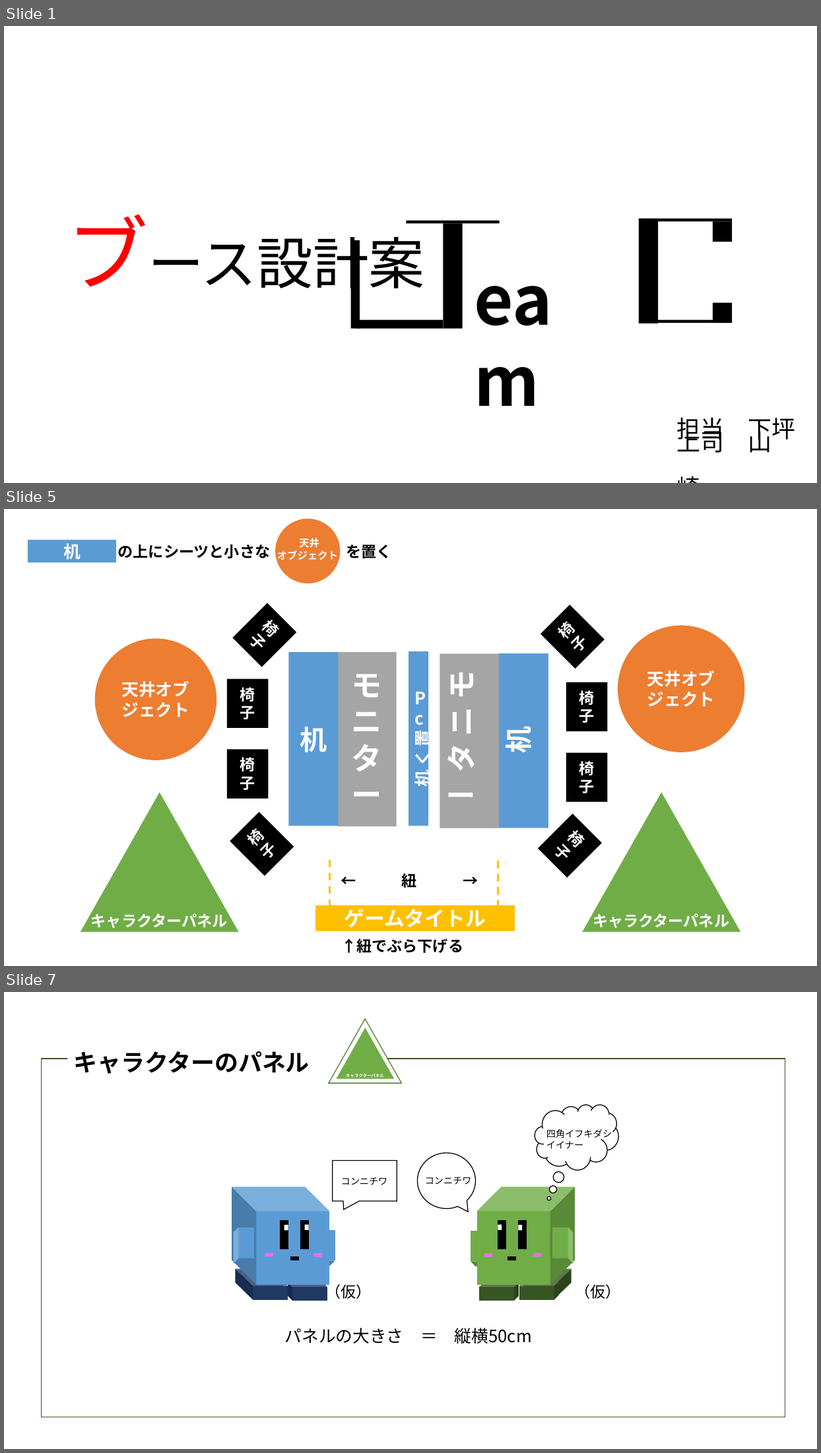
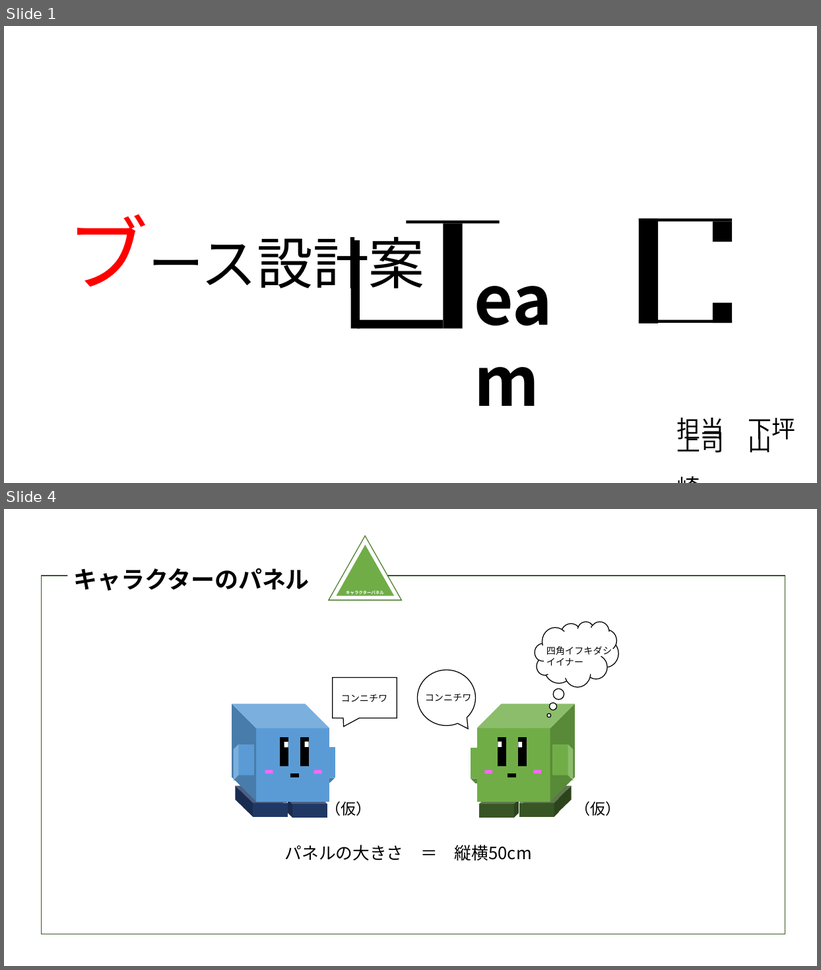
Before and after one commit to Nishin3614/ClimbBuys, a slide deck: ブース設計.pptm. Shown one above the other, each under a label of ours: slides 1, 5 and 7 before the commit, slides 1 and 4 after it; the slides between them are not shown. The pictures are 821x1453 and 821x970 pixels, drawn with LibreOffice and Linux fonts; fonts in the diff are those of the drawing. Boxes give left, top, right and bottom in pixels: in the first picture for what was removed or moved away, otherwise in the second. Text is boxed around its words. In the diff, an @@ line names an element or a change of style, - is before the commit and + after.

```diff
--- a/ブース設計.pptm
+++ b/ブース設計.pptm
@@ slide 5 removed at <box>4,509,817,966</box>, background #FFFFFF @@
@@ ellipse removed at <box>275,519,340,584</box> @@
@@ rectangle removed at <box>28,539,116,562</box> @@
-机
@@ text removed at <box>118,544,392,559</box> @@
-の上にシーツと小さな を置く
@@ text removed at <box>277,538,338,560</box> @@
-天井
-オブジェクト
@@ group removed at <box>227,603,297,877</box>: 4 rectangles @@
-椅子
-椅子
-椅子
-椅子
@@ rectangle removed at <box>541,605,605,669</box> @@
-椅子
@@ ellipse removed at <box>618,626,745,753</box> @@
-天井オブジェクト
@@ ellipse removed at <box>95,639,217,761</box> @@
-天井オブジェクト
@@ rectangle removed at <box>289,652,338,826</box> @@
-机
@@ rectangle removed at <box>337,652,397,826</box> @@
-モニター
@@ rectangle removed at <box>409,652,429,826</box> @@
-Pc置く机
@@ rectangle removed at <box>440,654,499,828</box> @@
-モニター
@@ rectangle removed at <box>499,654,548,828</box> @@
-机
@@ rectangle removed at <box>567,683,608,732</box> @@
-椅子
@@ rectangle removed at <box>566,753,608,802</box> @@
-椅子
@@ triangle removed at <box>81,793,239,932</box> @@
@@ triangle removed at <box>582,793,741,932</box> @@
@@ rectangle removed at <box>538,814,603,879</box> @@
-椅子
@@ line removed from (330, 859) to (330, 919) @@
@@ line removed from (498, 861) to (498, 920) @@
@@ text removed at <box>402,871,417,890</box> @@
-← 紐 →
@@ text removed at <box>91,912,228,928</box> @@
-キャラクターパネル
@@ rectangle removed at <box>314,905,516,932</box> @@
-ゲームタイトル
@@ text removed at <box>593,912,729,928</box> @@
-キャラクターパネル
@@ text removed at <box>341,939,463,953</box> @@
-↑紐でぶら下げる
@@ what was slide 7 is now slide 4 @@
```
Also in this commit, not shown: 3 slides changed, 2 other slides removed, 1 other file.
